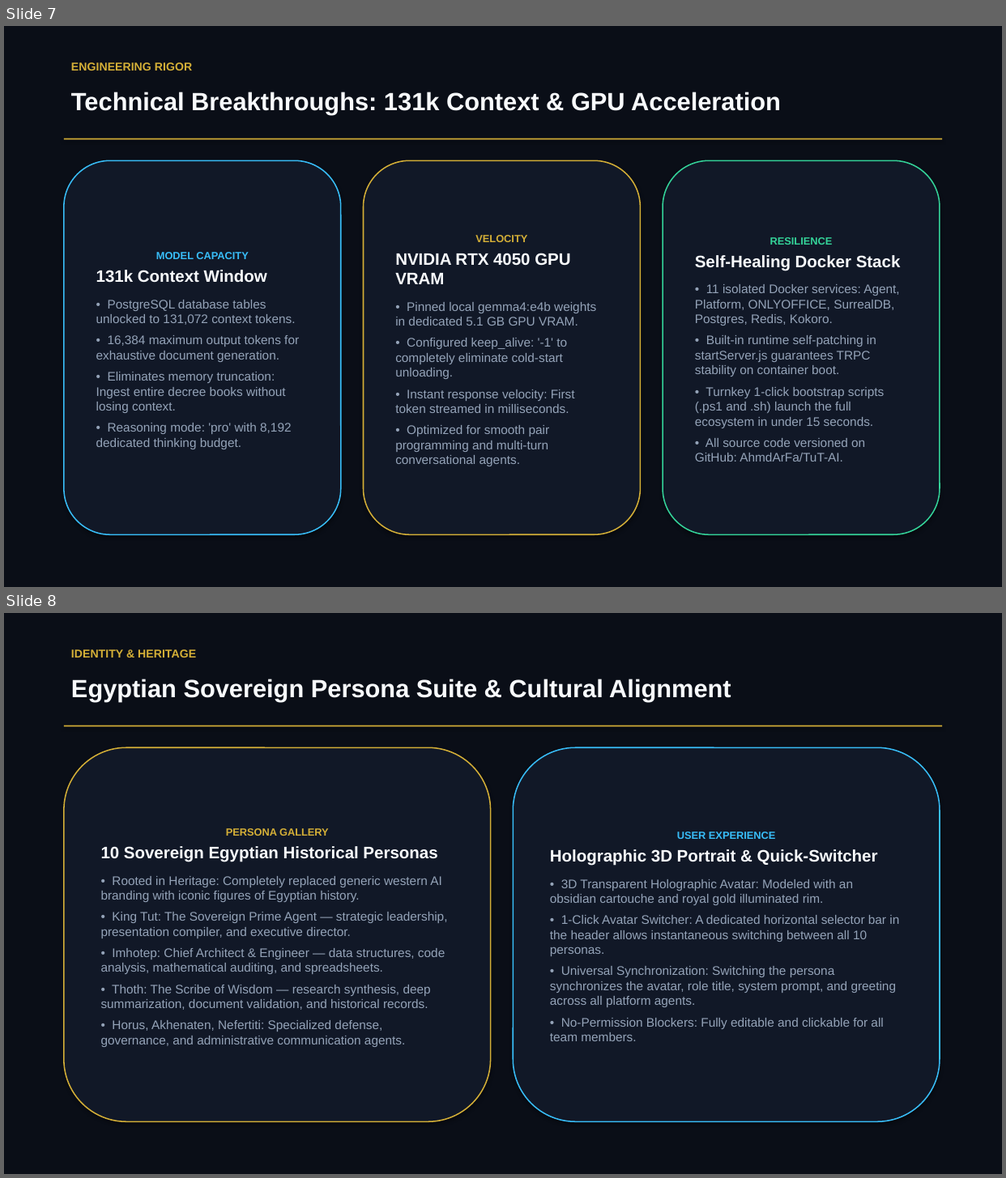
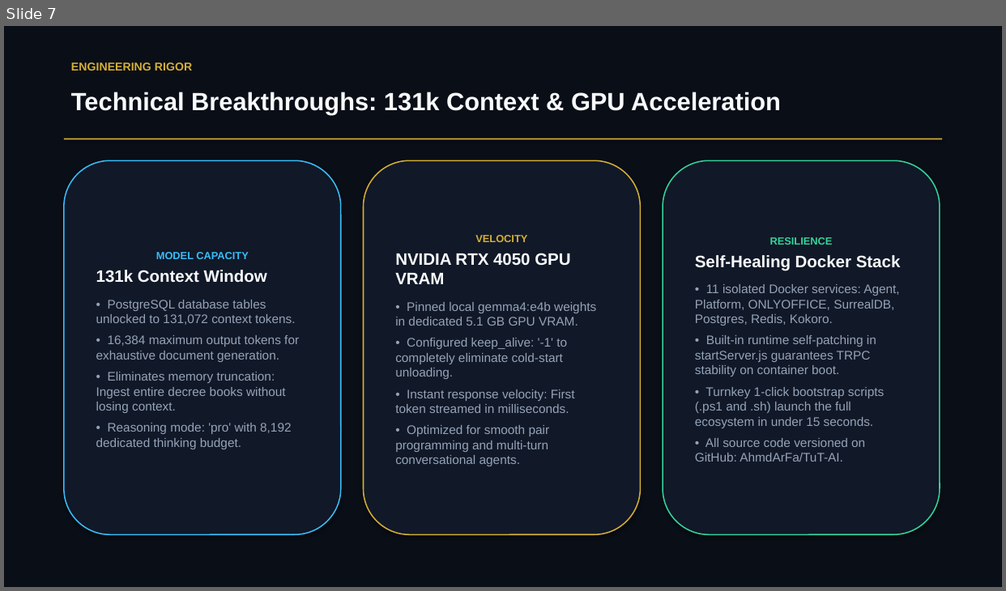
Before and after one commit to AhmdArFa/MCIT-AI-Workspace, a slide deck: docs/TuT_AI_Marketing_Pitch_Deck.pptx. Shown one above the other, each under a label of ours: slides 7 and 8 before the commit, slide 7 after it. The pictures are 1006x1178 and 1006x591 pixels, drawn with LibreOffice and Linux fonts; fonts in the diff are those of the drawing. Boxes give left, top, right and bottom in pixels: in the first picture for what was removed or moved away, otherwise in the second. Text is boxed around its words. In the diff, an @@ line names an element or a change of style, - is before the commit and + after.

Commit message:
feat(pitch): simplify development journey into 4 phases and clean team presentation slide

```diff
--- a/docs/TuT_AI_Marketing_Pitch_Deck.pptx
+++ b/docs/TuT_AI_Marketing_Pitch_Deck.pptx
@@ slide 8 removed at [4,613,1002,1174], background #FFFFFF @@
@@ rectangle removed at [4,613,1002,1174] @@
@@ text removed at [71,649,196,658] @@
-IDENTITY & HERITAGE
@@ text removed at [71,679,731,702] @@
-Egyptian Sovereign Persona Suite & Cultural Alignment
@@ rectangle removed at [64,726,942,726] @@
@@ rounded rectangle removed at [64,747,491,1122] @@
-PERSONA GALLERY
-10 Sovereign Egyptian Historical Personas
-• Rooted in Heritage: Completely replaced generic western AI branding with iconic figures of Egyptian history.
-• King Tut: The Sovereign Prime Agent — strategic leadership, presentation compiler, and executive director.
-• Imhotep: Chief Architect & Engineer — data structures, code analysis, mathematical auditing, and spreadsheets.
-• Thoth: The Scribe of Wisdom — research synthesis, deep summarization, document validation, and historical records.
-• Horus, Akhenaten, Nefertiti: Specialized defense, governance, and administrative communication agents.
@@ rounded rectangle removed at [513,747,940,1122] @@
-USER EXPERIENCE
-Holographic 3D Portrait & Quick-Switcher
-• 3D Transparent Holographic Avatar: Modeled with an obsidian cartouche and royal gold illuminated rim.
-• 1-Click Avatar Switcher: A dedicated horizontal selector bar in the header allows instantaneous switching between all 10 personas.
-• Universal Synchronization: Switching the persona synchronizes the avatar, role title, system prompt, and greeting across all platform agents.
-• No-Permission Blockers: Fully editable and clickable for all team members.
```
Also in this commit, not shown: 1 slide changed, 1 slide added, 1 other file.
